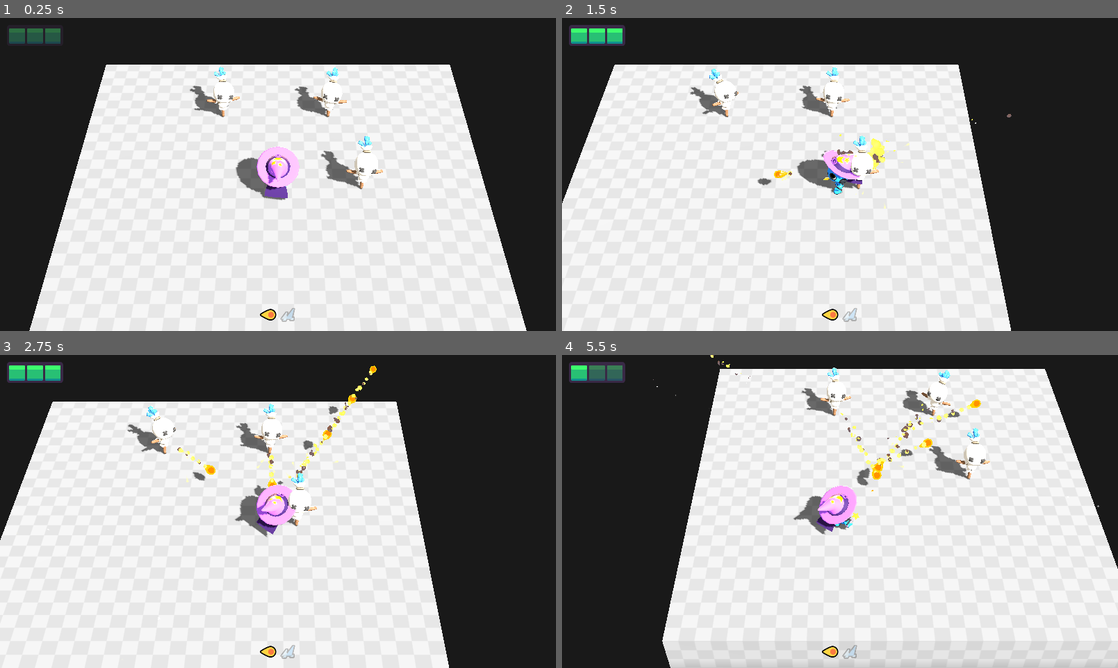
Above: before the commit, frames 1-4 (two rows, left to right).
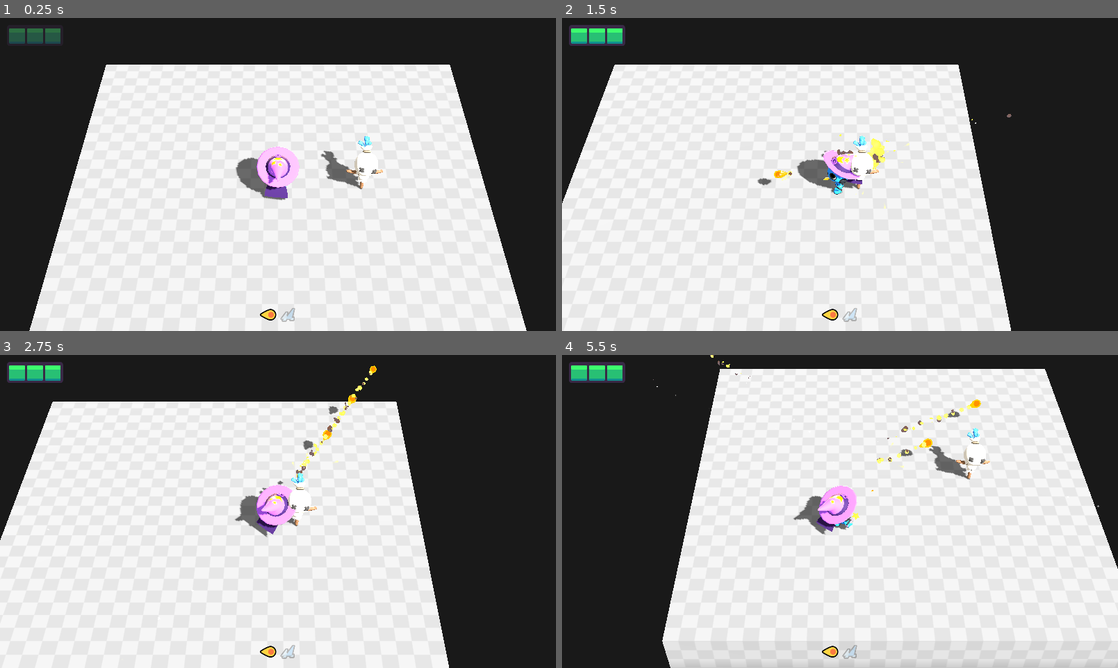
Above: after the commit, the same moments.

Repository: lethalgem/gdquest_learn_3d_gamedev_from_zero_with_godot_4
Game: Godot game, scene res://lessons/level.tscn
The game is run twice, just before and just after one commit, with the same random seed, the same clock (stepped at 60 frames per second) and the same inputs.
Inputs (mouse positions are in pixels of both pictures, inside the frame that each line leads up to):
- Up to frame 1 (0.25 s): no input
- Up to frame 2 (1.5 s): tap Enter at 0.5 s; move the mouse to (962, 158) at 0.52 s; press the mouse at (962, 158) at 0.53 s; hold D (move_right) 0.53-1.25 s; tap Space at 0.77 s; release the mouse at (962, 158) at 1.25 s; drag from (728, 190) to (812, 237) at 1.27 s
- Up to frame 3 (2.75 s): move the mouse to (333, 442) at 2.02 s; press the mouse at (333, 442) at 2.03 s; hold D (move_right) from 2.03 s (still down)
- Up to frame 4 (5.5 s): release D (move_right) at 2.75 s; release the mouse at (895, 442) at 2.75 s; drag from (812, 574) to (673, 464) at 2.77 s; move the mouse to (1006, 558) at 3.52 s; press the mouse at (1006, 558) at 3.53 s; hold A (move_left) 3.53-4.25 s; tap Space at 3.77 s; release the mouse at (1006, 558) at 4.25 s; drag from (673, 464) to (756, 433) at 4.27 s; move the mouse to (867, 511) at 5.02 s; press the mouse at (867, 511) at 5.03 s; hold S (move_down) from 5.03 s (still down)

The runs differ from the first frame. In frame 1, 0.8% of the frame differs, in the area x 34-63%, y 15-32%; in frame 2, 0.7%; in frame 3, 1.0%; in frame 4, 1.3%, in the area x 4-70%, y 3-42%.

Commit message:
Complete challenge

Diff:
--- a/M04.patrol_alert_attack_workbook/lessons/ai.gd
+++ b/M04.patrol_alert_attack_workbook/lessons/ai.gd
@@ -170,11 +170,12 @@
 
 class StateWait extends State:
 
-	var duration := 0.5
+	var duration = null
 	var _time := 0.0
 
-	func _init(init_mob: Mob3D) -> void:
+	func _init(init_mob: Mob3D, init_duration := 0.5) -> void:
 		super("Wait", init_mob)
+		duration = init_duration
 
 	func enter() -> void:
 		_time = 0.0
--- a/M04.patrol_alert_attack_workbook/lessons/level.tscn
+++ b/M04.patrol_alert_attack_workbook/lessons/level.tscn
@@ -65,9 +65,3 @@
 
 [node name="MobDummy3D" parent="." instance=ExtResource("5_kjpax")]
 transform = Transform3D(1, 0, 0, 0, 1, 0, 0, 0, 1, 3, 0, 0)
-
-[node name="MobDummy3D2" parent="." instance=ExtResource("5_kjpax")]
-transform = Transform3D(1, 0, 0, 0, 1, 0, 0, 0, 1, 2, 0, -4)
-
-[node name="MobDummy3D3" parent="." instance=ExtResource("5_kjpax")]
-transform = Transform3D(1, 0, 0, 0, 1, 0, 0, 0, 1, -2.2, 0, -4)
--- a/M04.patrol_alert_attack_workbook/lessons/mobs/mob_dummy_3d.gd
+++ b/M04.patrol_alert_attack_workbook/lessons/mobs/mob_dummy_3d.gd
@@ -12,6 +12,7 @@
 
 	const Projectile3DScene = preload("res://assets/entities/projectile/mob_fireball.tscn")
 	var fire_projectile := AI.StateFireProjectile.new(self, shooting_point, Projectile3DScene)
+	var long_wait := AI.StateWait.new(self, 0.75)
 
 	state_machine.transitions = {
 		idle: {
@@ -25,8 +26,11 @@
 			AI.Events.FINISHED: fire_projectile,
 		},
 		fire_projectile: {
+			AI.Events.FINISHED: long_wait,
+		},
+		long_wait: {
 			AI.Events.FINISHED: look_at_player,
-		},
+		}
 	}
 
 	state_machine.activate(idle)
